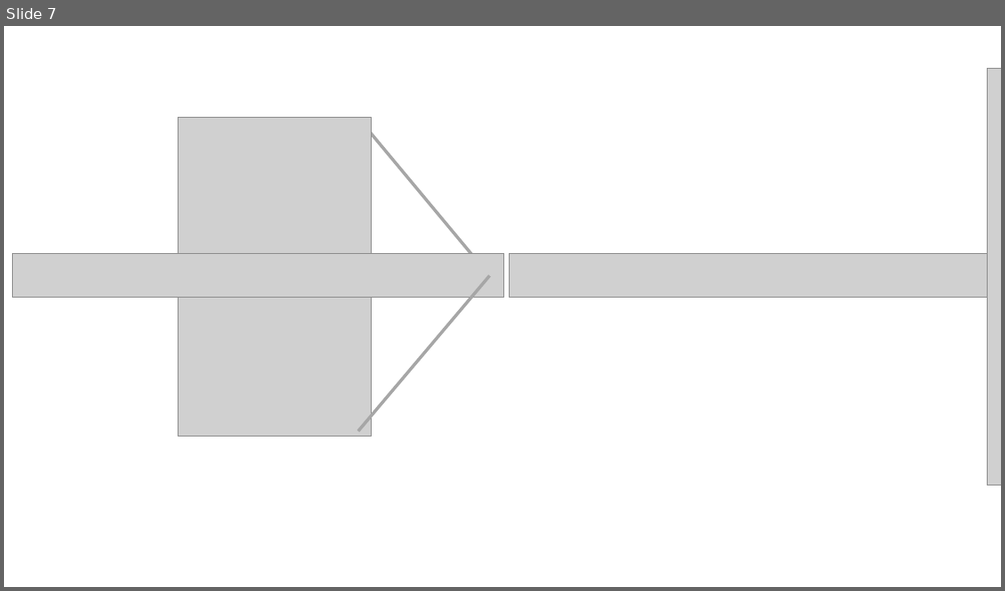
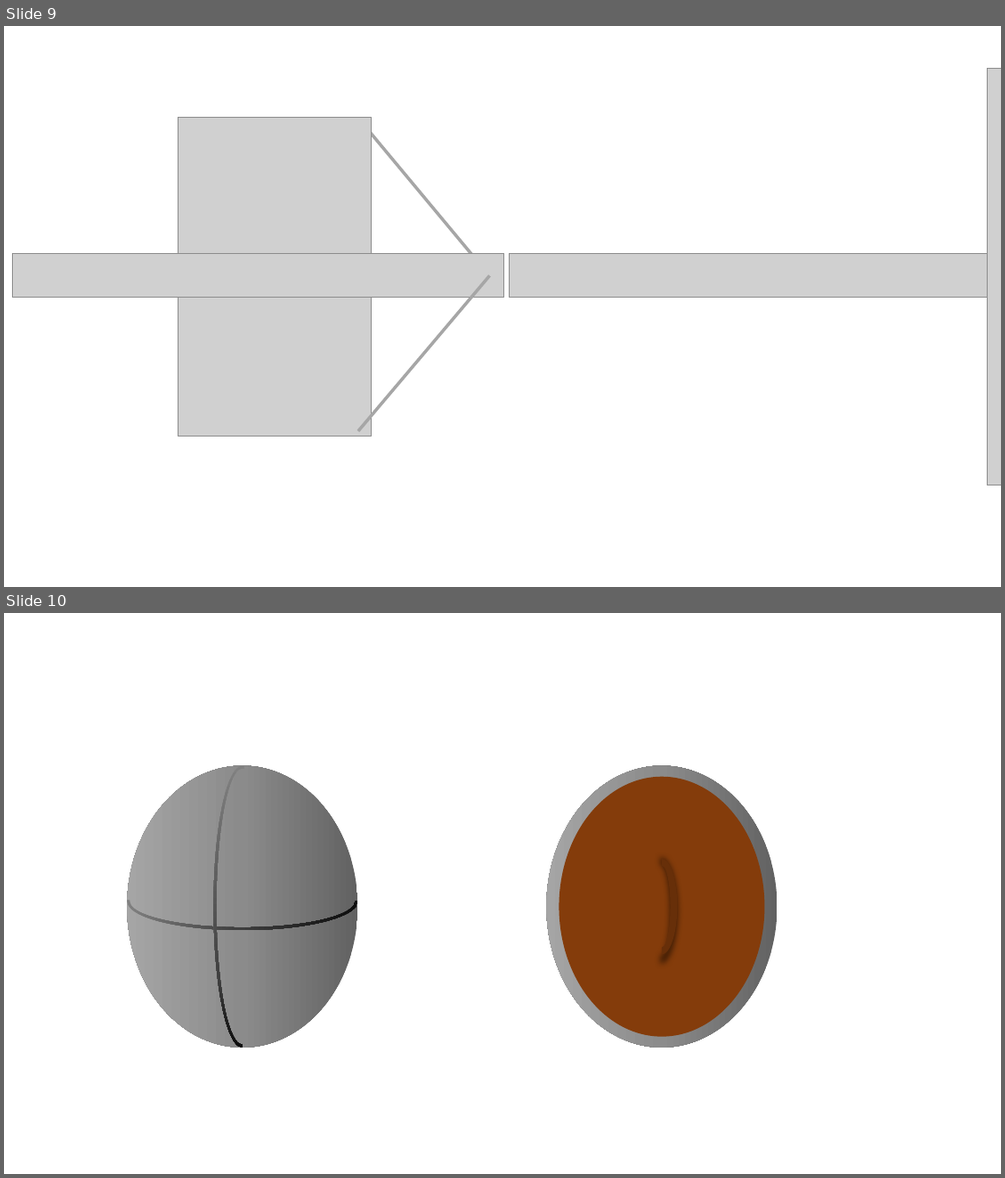
Before and after one commit to TT-3-14159265358979323846264338/defend_the_castle, a slide deck: default/soldier weapon.pptx. Shown one above the other, each under a label of ours: slide 7 before the commit, slides 9 and 10 after it. The pictures are 1005x591 and 1005x1178 pixels, drawn with LibreOffice and Linux fonts; fonts in the diff are those of the drawing; grey boxes stand for pictures. Boxes give left, top, right and bottom in pixels: in the first picture for what was removed or moved away, otherwise in the second. Text is boxed around its words. In the diff, an @@ line names an element or a change of style, - is before the commit and + after.

```diff
--- a/default/soldier weapon.pptx
+++ b/default/soldier weapon.pptx
@@ slide 10 added at bbox=[4, 613, 1001, 1174], background #FFFFFF @@
@@ ellipse added at bbox=[128, 765, 358, 1047], fill gradient #626262 to #8C8C8C to #A6A6A6 @@
@@ arch (boxed as its full ring) added at bbox=[214, 765, 272, 1047], fill gradient #808080 to #404040 to #0D0D0D @@
@@ ellipse added at bbox=[546, 765, 777, 1047], fill gradient #626262 to #8C8C8C to #A6A6A6 @@
@@ ellipse added at bbox=[558, 777, 764, 1037], fill #843C0B @@
@@ arch (boxed as its full ring) added at bbox=[128, 873, 358, 930], fill gradient #808080 to #404040 to #0D0D0D @@
@@ arch (boxed as its full ring) added at bbox=[647, 859, 678, 955], fill #672F09 @@
@@ what was slide 7 is now slide 9 @@
```
Also in this commit, not shown: 3 other slides added.
